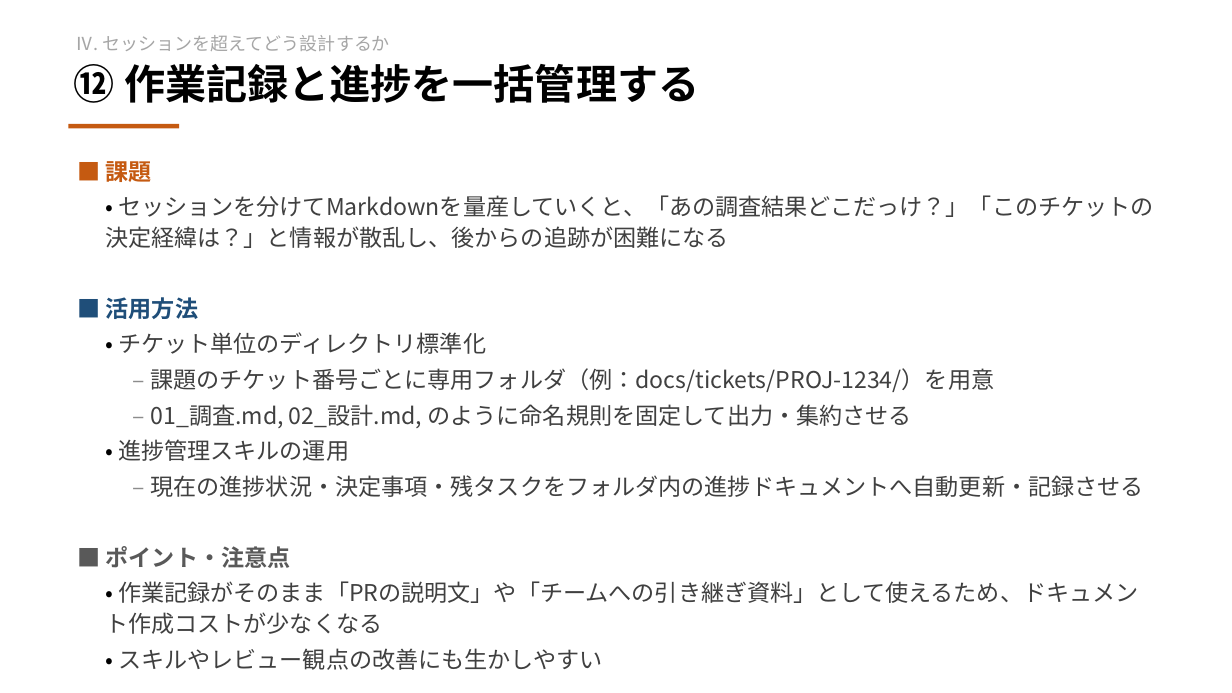
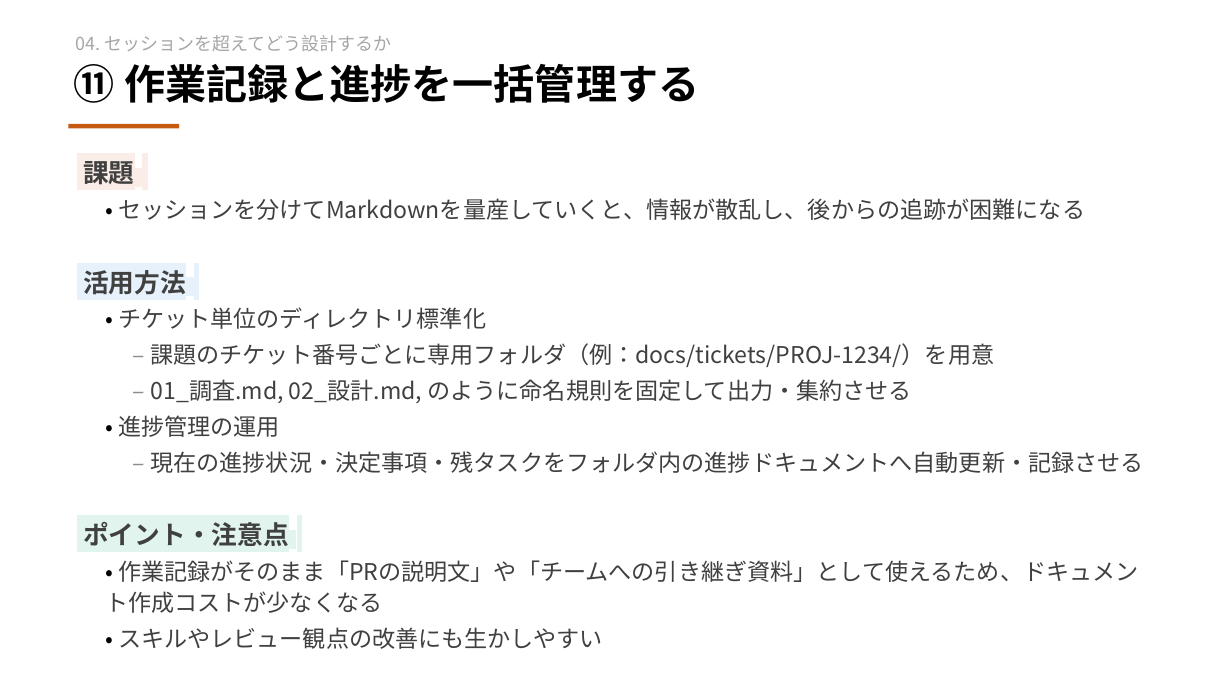
Before and after one commit to masa12y/docs, a slide deck: slide 21 of 勉強会/Claude_Codeの活用方法.pptx (slide 23 before the commit). Drawn at 1232x693 pixels with LibreOffice and Linux fonts; fonts in the diff are those of the drawing. Boxes give left, top, right and bottom in pixels: in the first picture for what was removed or moved away, otherwise in the second. Text is boxed around its words. In the diff, an @@ line names an element or a change of style, - is before the commit and + after.

```diff
--- a/勉強会/Claude_Codeの活用方法.pptx
+++ b/勉強会/Claude_Codeの活用方法.pptx
@@ text at [76,35,392,51]: text changed @@
-Ⅳ. セッションを超えてどう設計するか
+04. セッションを超えてどう設計するか
@@ text at [74,64,699,103]: text changed @@
-⑫ 作業記録と進捗を一括管理する
+⑪ 作業記録と進捗を一括管理する
@@ text at [83,156,1085,295]: text changed @@
-■ 課題
-• セッションを分けてMarkdownを量産していくと、「あの調査結果どこだっけ？」「このチケットの決定経緯は？」と情報が散乱し、後からの追跡が困難になる
-■ 活用方法
+課題a
+• セッションを分けてMarkdownを量産していくと、情報が散乱し、後からの追跡が困難になる
+活用方法a
@@ text at [118,415,280,437]: text changed @@
-• 進捗管理スキルの運用
+• 進捗管理の運用
@@ text at [83,522,289,546]: text changed; size 18 to 20 pt; text colour #595959 to #404040 @@
-■ ポイント・注意点
+ポイント・注意点a
```
Also in this commit, not shown: 18 other slides changed, 1 slide added, 3 slides removed, 2 other files.
